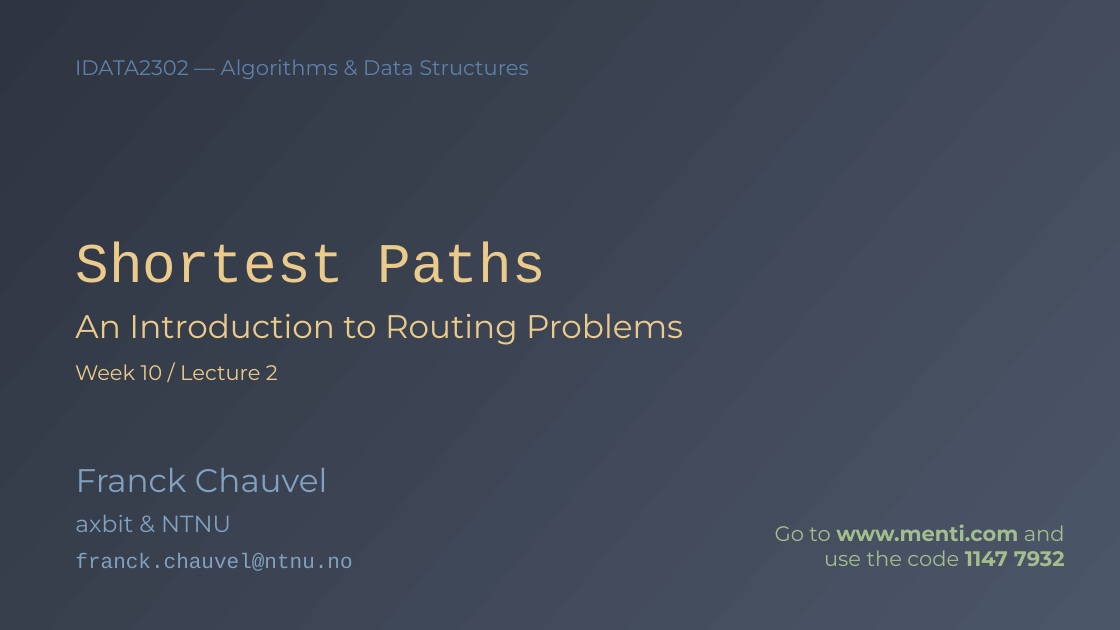
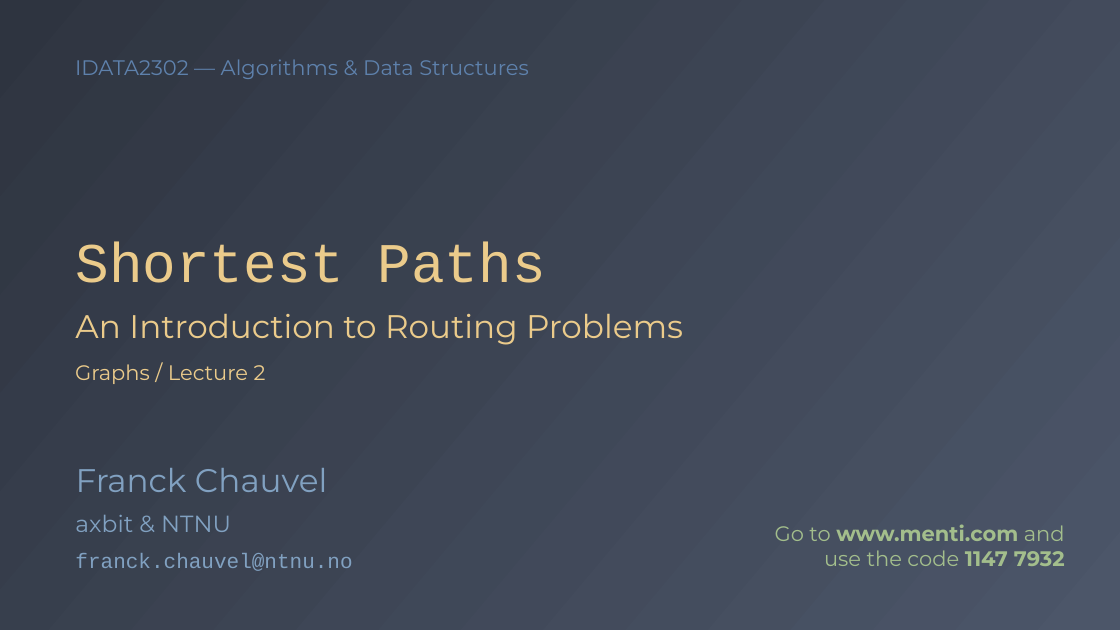
Before and after one commit to fchauvel/ntnu-idata2302-website, a slide deck: slide 1 of source/graphs/shortest_path/_static/shortest_path.pptx. Drawn at 1120x630 pixels with LibreOffice and Linux fonts; fonts in the diff are those of the drawing. Boxes give left, top, right and bottom in pixels: in the first picture for what was removed or moved away, otherwise in the second. Text is boxed around its words. In the diff, an @@ line names an element or a change of style, - is before the commit and + after.

```diff
--- a/source/graphs/shortest_path/_static/shortest_path.pptx
+++ b/source/graphs/shortest_path/_static/shortest_path.pptx
@@ text at (75,364,266,384): text changed @@
-Week 10 / Lecture 2
+Graphs / Lecture 2
```
Also in this commit, not shown: 6 other slides changed, 3 slides added, 2 other files.
